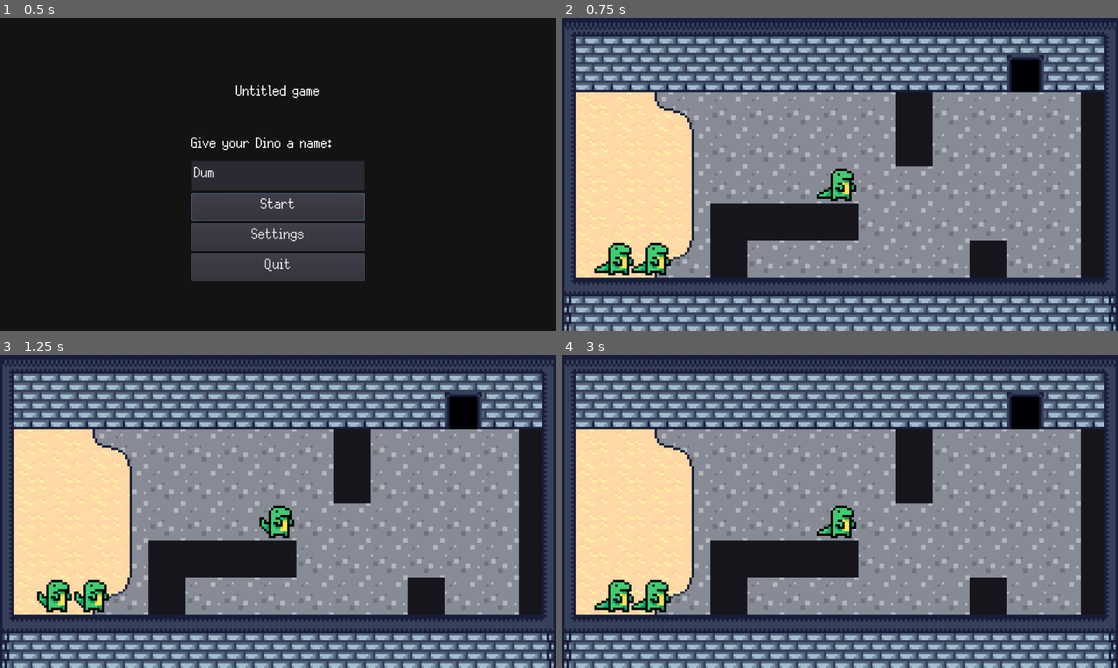
Above: before the commit, frames 1-4 (two rows, left to right).
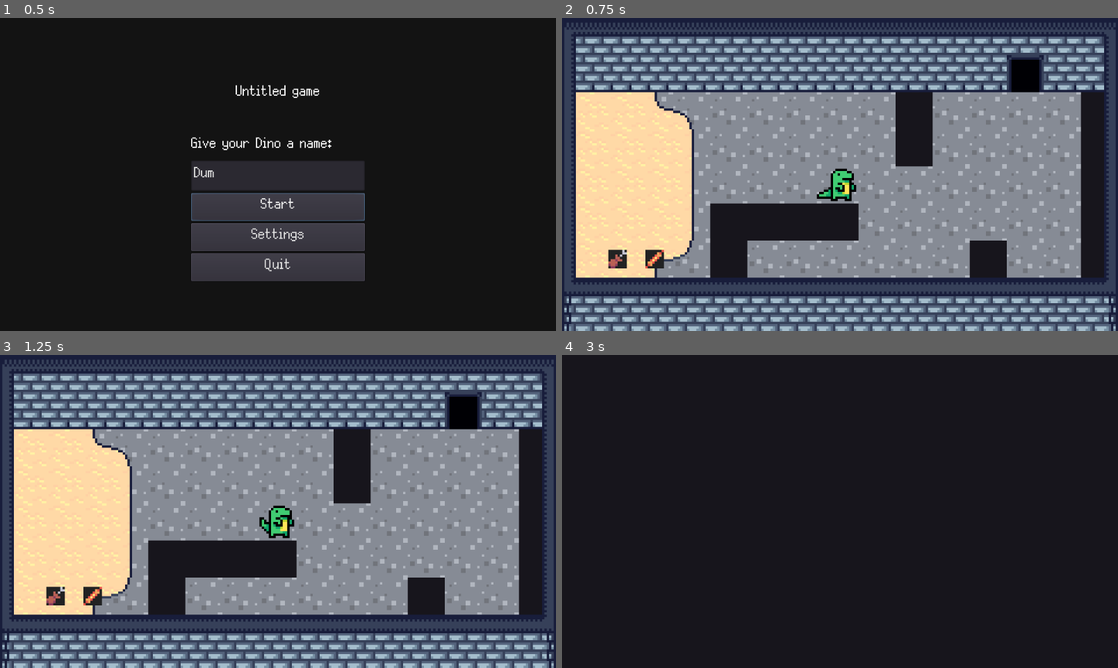
Above: after the commit, the same moments.

Repository: colinbellino/ai-and-games-2022
Game: Godot game, scene res://media/scenes/main.tscn
The game is run twice, just before and just after one commit, with the same random seed, the same clock (stepped at 60 frames per second) and the same inputs.
Inputs (mouse positions are in pixels of both pictures, inside the frame that each line leads up to):
- Up to frame 1 (0.5 s): no input
- Up to frame 2 (0.75 s): click "Start" at 0.5 s
- Up to frame 3 (1.25 s): no input
- Up to frame 4 (3 s): move the mouse to (840, 520) at 1.27 s; hold D (move_right) 1.28-2.03 s; click (840, 520) at 1.35 s; move the mouse to (617, 596) at 2.02 s; hold S (move_down) 2.03-2.78 s; right-click (617, 596) at 2.1 s; click (617, 596) at 2.17 s; move the mouse to (656, 596) at 2.77 s; hold D (move_right) from 2.78 s (still down); hold Shift from 2.78 s (still down); click (656, 596) at 2.92 s

Frame 1 is identical in both runs. In frame 2, 1.0% of the frame differs, in the area x 5-20%, y 71-83%; in frame 3, 0.9%; in frame 4, 91%, in the area x 0-100%, y 0-100%.
Error before the commit: Parse Error: Invalid operand types ("Vector2" and "int") to operator "<". (res://src/behaviours/Bark.gd:19)

Commit message:
Comparsions for emotion using vect2's

Diff:
--- a/src/behaviours/Bark.gd
+++ b/src/behaviours/Bark.gd
@@ -2,7 +2,9 @@
 
 const BARK_DELAY_MIN_IN_MS : int = 2000
 const BARK_DELAY_MAX_IN_MS : int = 8000
-const EMOTION_DEATH_THRESHOLD : int = -20
+const EMOTION_DEATH_THRESHOLD : int = -1
+const BORED_THRESHOLD := Vector2(-0.5,-0.5)
+const HAPPY_THRESHOLD := Vector2(0.5,0.5)
 
 var next_bark : int
 
@@ -16,15 +18,14 @@
 func _process(_delta: float) -> void:
     if entity._state == Enums.EntityStates.Idle:
         if Globals.time_elapsed > next_bark:
-            if Globals.emotion < EMOTION_DEATH_THRESHOLD:
+            if Globals.emotion.y < EMOTION_DEATH_THRESHOLD:
                 entity.set_meta("dead_animation", "dead_leave")
                 entity.change_state(Enums.EntityStates.Dead)
-            # Live, laugh, love very inspirational
-            elif Globals.emotion < -5: # Sad
+            elif Globals.emotion.x <= BORED_THRESHOLD.x and Globals.emotion.y <= BORED_THRESHOLD.y: # Sad
                 entity.set_meta("bark_animation", "cry")
                 entity.change_state(Enums.EntityStates.Bark)
                 Audio.play_sound(Globals.SFX.CRY)
-            elif Globals.emotion > 5: # Happy
+            elif Globals.emotion.x >= HAPPY_THRESHOLD.x and Globals.emotion.y >= HAPPY_THRESHOLD.y: # Happy
                 entity.set_meta("bark_animation", "laugh")
                 entity.change_state(Enums.EntityStates.Bark)
             else: # Neutral
